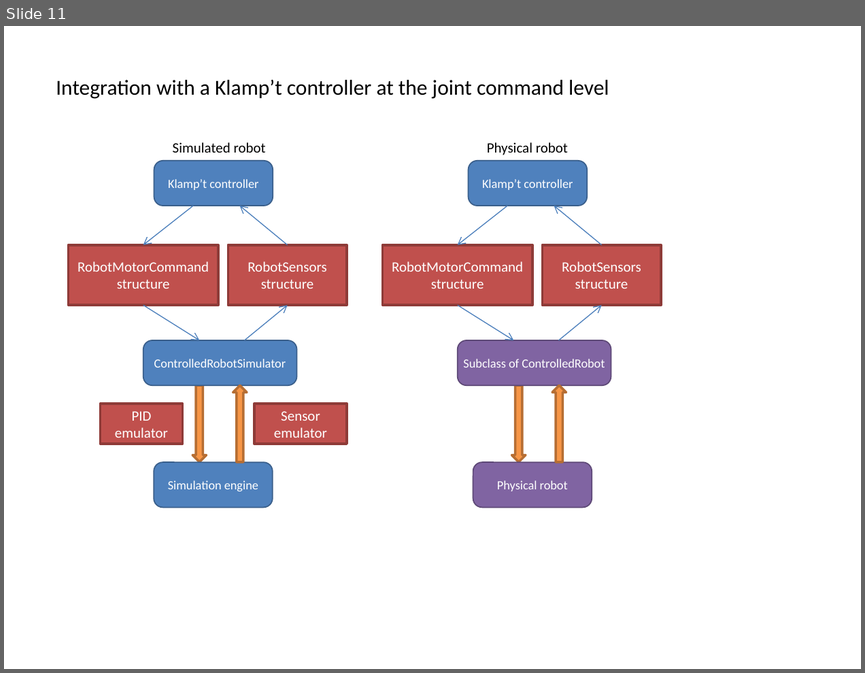
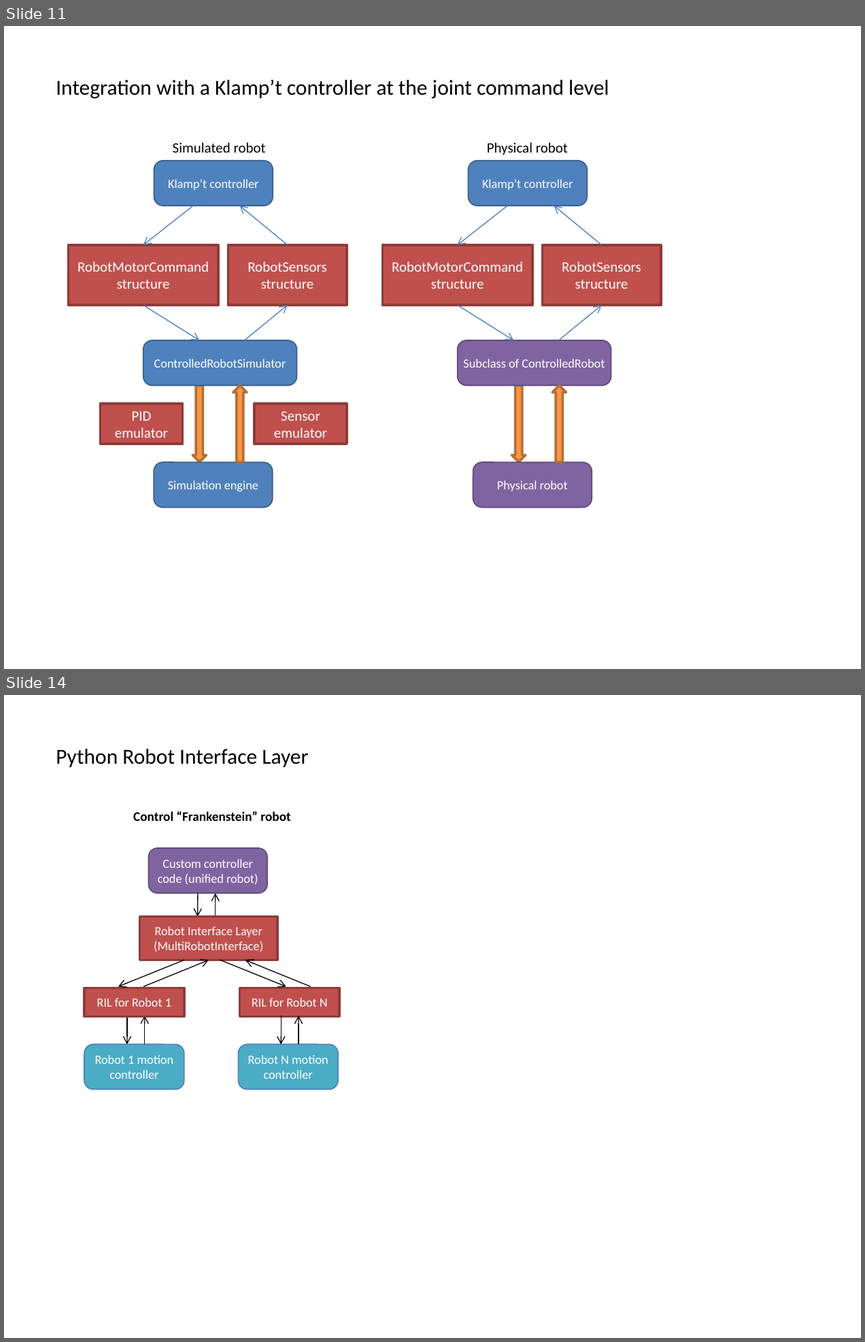
Before and after one commit to krishauser/Klampt, a slide deck: Cpp/docs/ConceptModel.pptx. Shown one above the other, each under a label of ours: slide 11 before the commit, slides 11 and 14 after it; the slides between them are not shown. The pictures are 865x673 and 865x1342 pixels, drawn with LibreOffice and Linux fonts; fonts in the diff are those of the drawing. Boxes give left, top, right and bottom in pixels: in the first picture for what was removed or moved away, otherwise in the second. Text is boxed around its words. In the diff, an @@ line names an element or a change of style, - is before the commit and + after.

Commit message:
Added figures for Python API

```diff
--- a/Cpp/docs/ConceptModel.pptx
+++ b/Cpp/docs/ConceptModel.pptx
@@ slide 14 added at (4, 695, 861, 1338), background #FFFFFF @@
@@ text added at (56, 749, 308, 767), 18 pt, text #000000 @@
+Python Robot Interface Layer
@@ text added at (133, 811, 290, 821), 11 pt, text #000000, bold @@
+Control “Frankenstein” robot
@@ rounded rectangle added at (149, 849, 268, 894), fill #8064A2, outline #5F4A78 1 pt, 10.5 pt, text #FFFFFF @@
+Custom controller code (unified robot)
@@ arrow added from (198, 893) to (198, 916), #000000 0.75 pt @@
@@ arrow added from (215, 916) to (215, 893), #000000 0.75 pt @@
@@ rectangle added at (139, 916, 277, 960), fill #C0504D, outline #8E3B39 2 pt, 10.5 pt, text #FFFFFF @@
+Robot Interface Layer (MultiRobotInterface)
@@ arrow added from (184, 960) to (118, 986), #000000 0.75 pt @@
@@ arrow added from (143, 986) to (209, 960), #000000 0.75 pt @@
@@ arrow added from (220, 960) to (286, 986), #000000 0.75 pt @@
@@ arrow added from (311, 986) to (245, 960), #000000 0.75 pt @@
@@ rectangle added at (84, 988, 184, 1016), fill #C0504D, outline #8E3B39 2 pt, 10.5 pt, text #FFFFFF @@
+RIL for Robot 1
@@ rectangle added at (239, 988, 339, 1016), fill #C0504D, outline #8E3B39 2 pt, 10.5 pt, text #FFFFFF @@
+RIL for Robot N
@@ arrow added from (127, 1015) to (127, 1044), #000000 0.75 pt @@
@@ arrow added from (145, 1044) to (145, 1015), #000000 0.75 pt @@
@@ arrow added from (281, 1015) to (281, 1044), #000000 0.75 pt @@
@@ arrow added from (298, 1044) to (298, 1015), #000000 0.75 pt @@
@@ rounded rectangle added at (84, 1044, 184, 1089), fill #4BACC6, outline #4F81BD 1 pt, 10.5 pt, text #FFFFFF @@
+Robot 1 motion controller
@@ rounded rectangle added at (238, 1044, 337, 1089), fill #4BACC6, outline #4F81BD 1 pt, 10.5 pt, text #FFFFFF @@
+Robot N motion controller
```
Also in this commit, not shown: 2 other slides added.
